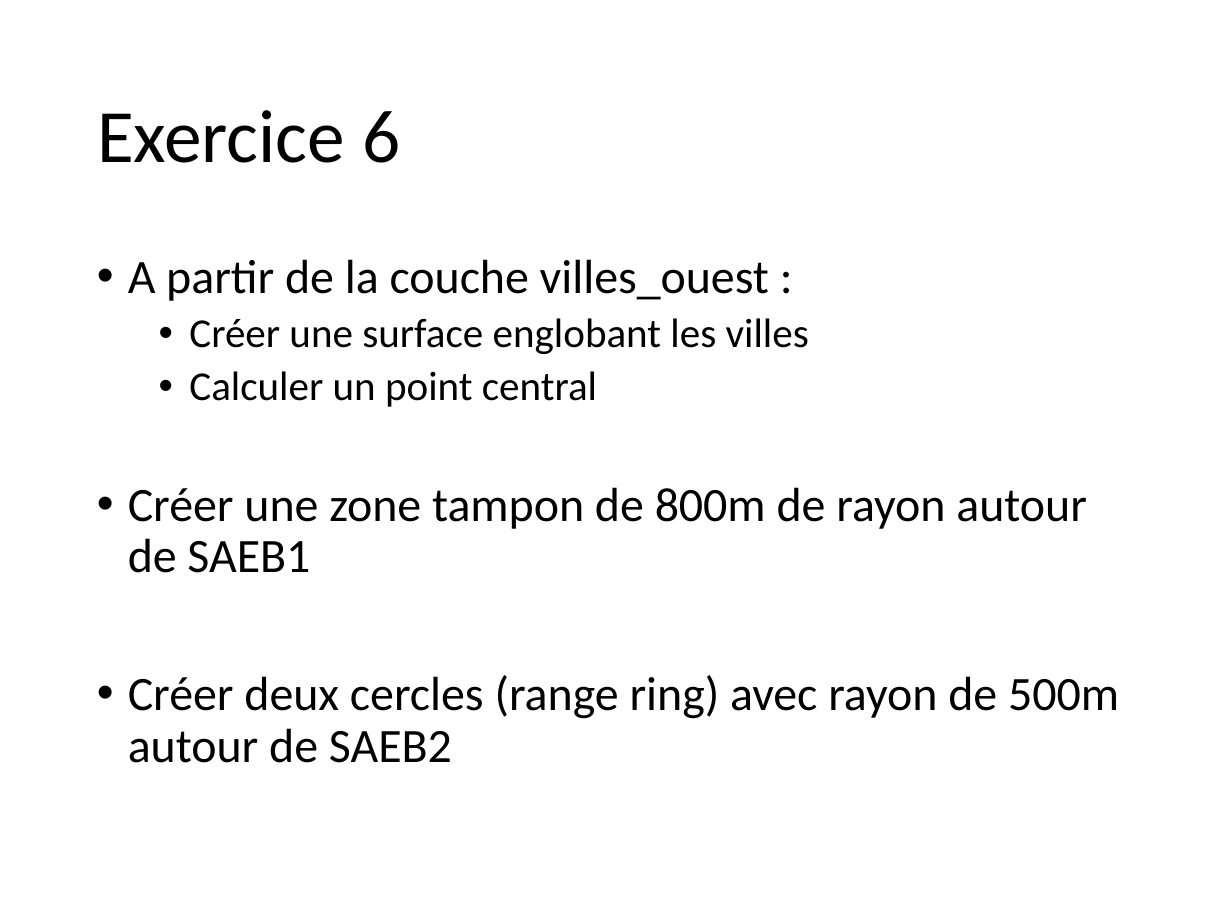
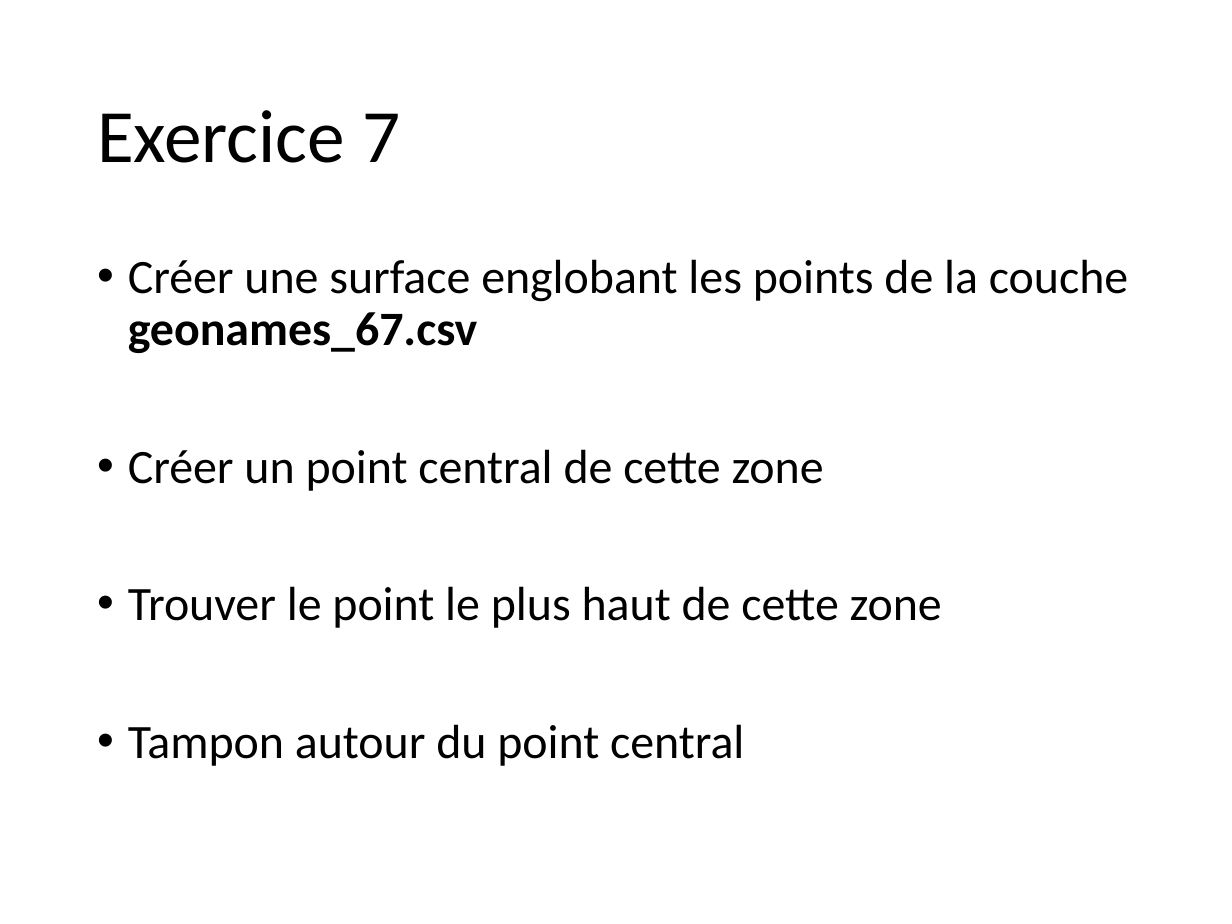
Before and after one commit to 20100dbg/OutilsGeo, a slide deck: slide 19 of cours/GM - Travaux pratiques.pptx (slide 17 before the commit). Drawn at 1232x924 pixels with LibreOffice and Linux fonts; fonts in the diff are those of the drawing; background and template pictures are left out. Boxes give left, top, right and bottom in pixels: in the first picture for what was removed or moved away, otherwise in the second. Text is boxed around its words. In the diff, an @@ line names an element or a change of style, - is before the commit and + after.

```diff
--- a/cours/GM - Travaux pratiques.pptx
+++ b/cours/GM - Travaux pratiques.pptx
@@ title at (x1=97, y1=110, x2=400, y2=163): text changed @@
-Exercice 6
+Exercice 7
@@ text at (x1=128, y1=259, x2=1128, y2=766): text changed @@
-• A partir de la couche villes_ouest :
-  • Créer une surface englobant les villes
-  • Calculer un point central
-• Créer une zone tampon de 800m de rayon autour de SAEB1
-• Créer deux cercles (range ring) avec rayon de 500m autour de SAEB2
+• Créer une surface englobant les points de la couche geonames_67.csv
+• Créer un point central de cette zone
+• Trouver le point le plus haut de cette zone
+• Tampon autour du point central
```
Also in this commit, not shown: 15 other slides changed, 3 slides added, 6 slides removed, 4 other files.
